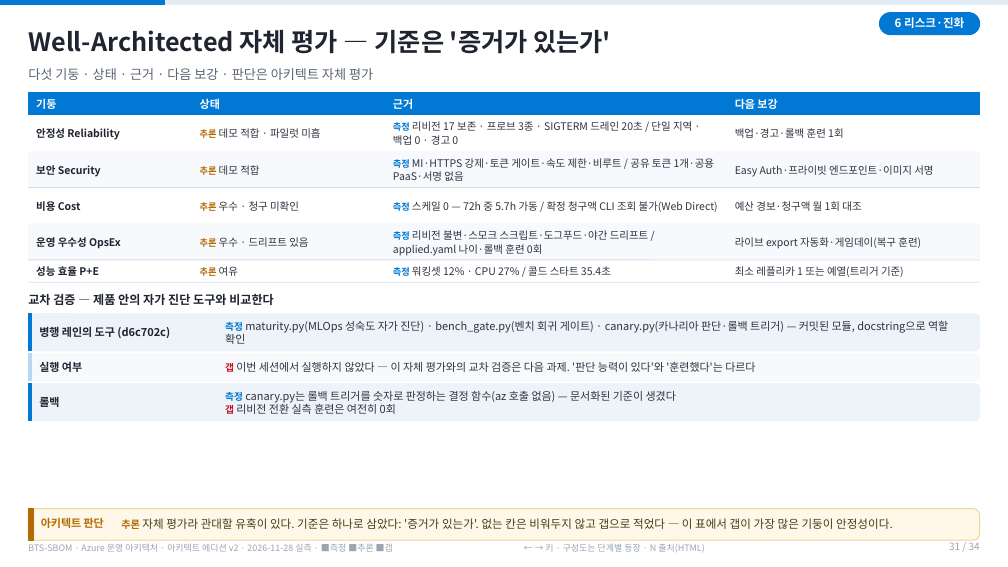
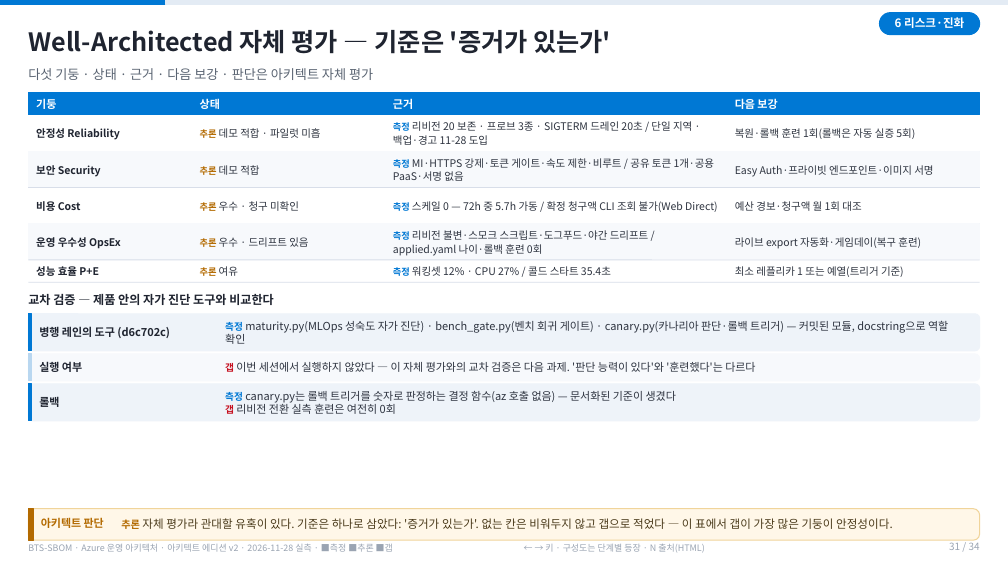
Before and after one commit to Jack-Hwang/beyondthesecurity-sbom, a slide deck: slide 31 of docs/AZURE_OPERATIONS_OVERVIEW.pptx. Drawn at 1008x567 pixels with LibreOffice and Linux fonts; fonts in the diff are those of the drawing. Boxes give left, top, right and bottom in pixels: in the first picture for what was removed or moved away, otherwise in the second. Text is boxed around its words. In the diff, an @@ line names an element or a change of style, - is before the commit and + after.

```diff
--- a/docs/AZURE_OPERATIONS_OVERVIEW.pptx
+++ b/docs/AZURE_OPERATIONS_OVERVIEW.pptx
@@ text at [393,121,692,145]: text changed @@
-측정 리비전 17 보존 · 프로브 3종 · SIGTERM 드레인 20초 / 단일 지역 · 백업 0 · 경고 0
+측정 리비전 20 보존 · 프로브 3종 · SIGTERM 드레인 20초 / 단일 지역 · 백업·경고 11-28 도입
@@ text at [735,128,915,139]: text changed @@
-백업·경고·롤백 훈련 1회
+복원·롤백 훈련 1회(롤백은 자동 실증 5회)
```
Also in this commit, not shown: 17 other slides changed, 4 other files.
